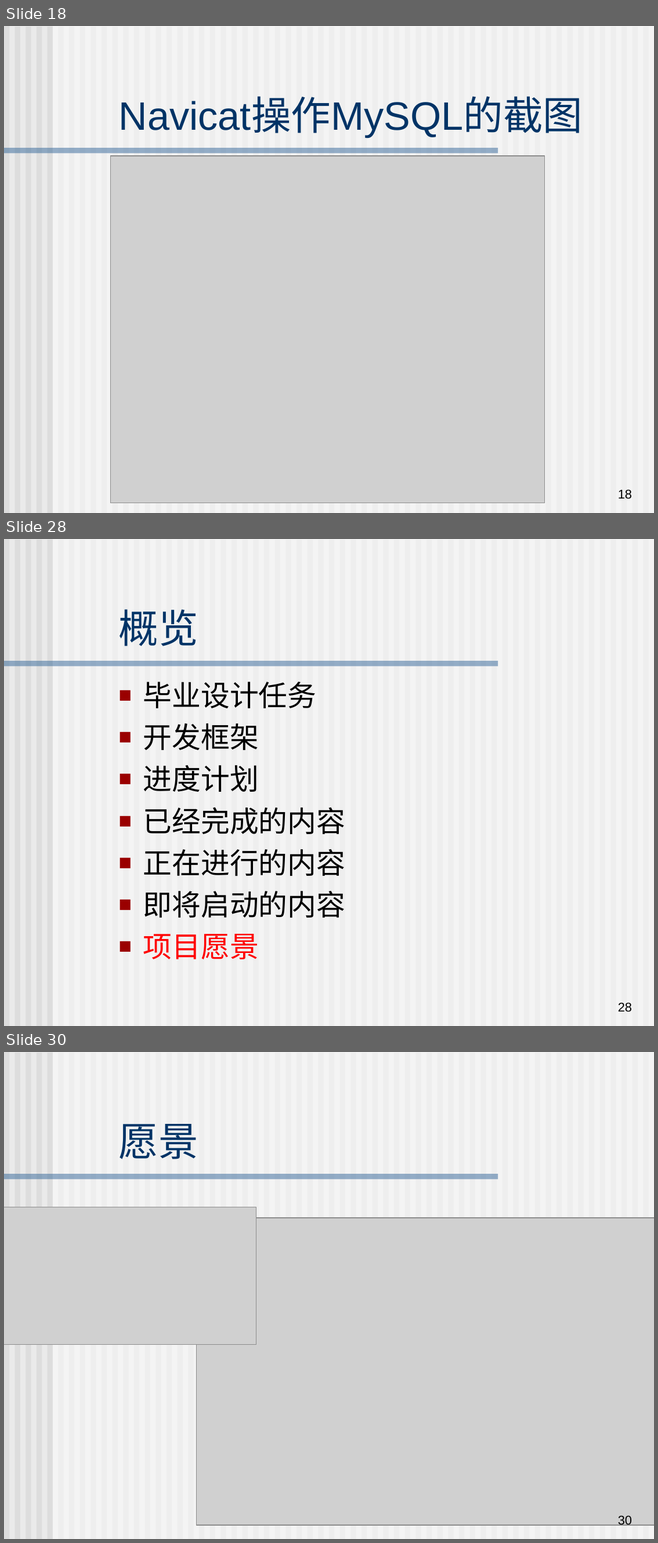
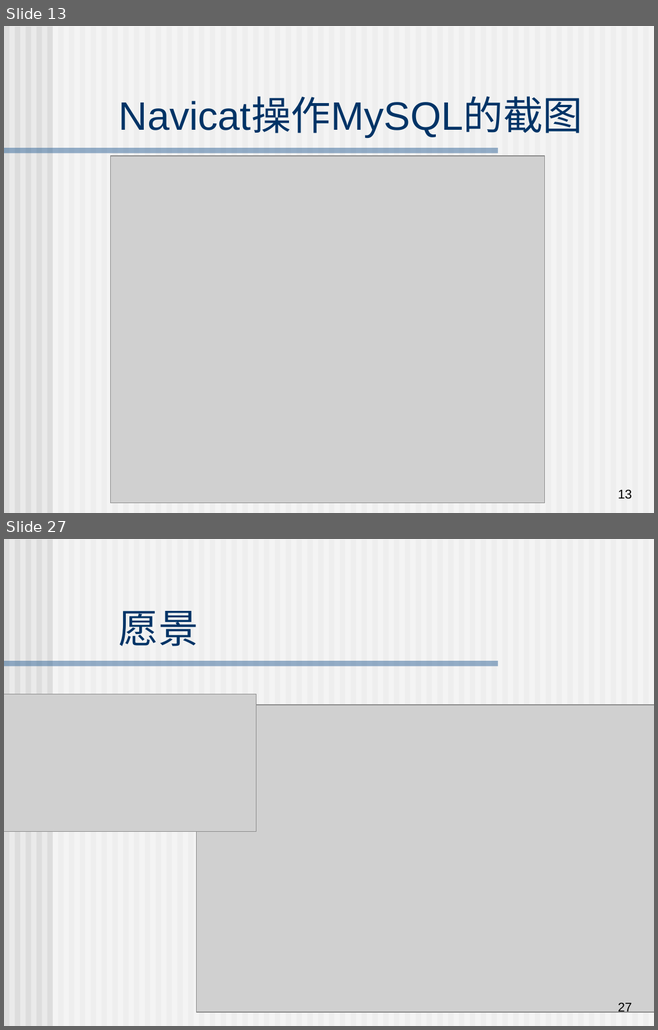
Before and after one commit to shanboli/finalprojectdocbackup, a slide deck: 1.0/梅丹毕设答辩.ppt. Shown one above the other, each under a label of ours: slides 18, 28 and 30 before the commit, slides 13 and 27 after it; the slides between them are not shown. The pictures are 658x1543 and 658x1030 pixels, drawn with LibreOffice and Linux fonts; fonts in the diff are those of the drawing; grey boxes stand for pictures; background and template pictures are left out. Boxes give left, top, right and bottom in pixels: in the first picture for what was removed or moved away, otherwise in the second. Text is boxed around its words. In the diff, an @@ line names an element or a change of style, - is before the commit and + after.

```diff
--- a/1.0/梅丹毕设答辩.ppt
+++ b/1.0/梅丹毕设答辩.ppt
@@ slide 28 removed at <box>4,539,654,1026</box>, background #EAEAEA; not listed: 62 template elements that a slide beside it also shows @@
@@ title removed at <box>119,609,198,646</box> @@
-概览
@@ text removed at <box>143,682,346,959</box> @@
-■ 毕业设计任务
-■ 开发框架
-■ 进度计划
-■ 已经完成的内容
-■ 正在进行的内容
-■ 即将启动的内容
-■ 项目愿景
@@ page number removed at <box>618,1003,632,1012</box> @@
-28
@@ what was slide 18 is now slide 13 @@
@@ page number at <box>618,490,632,499</box>: text changed @@
-18
+13
@@ what was slide 30 is now slide 27 @@
@@ page number at <box>618,1003,632,1013</box>: text changed @@
-30
+27
```
Also in this commit, not shown: 10 slides changed, 12 slides added, 14 other slides removed, 3 other files.
